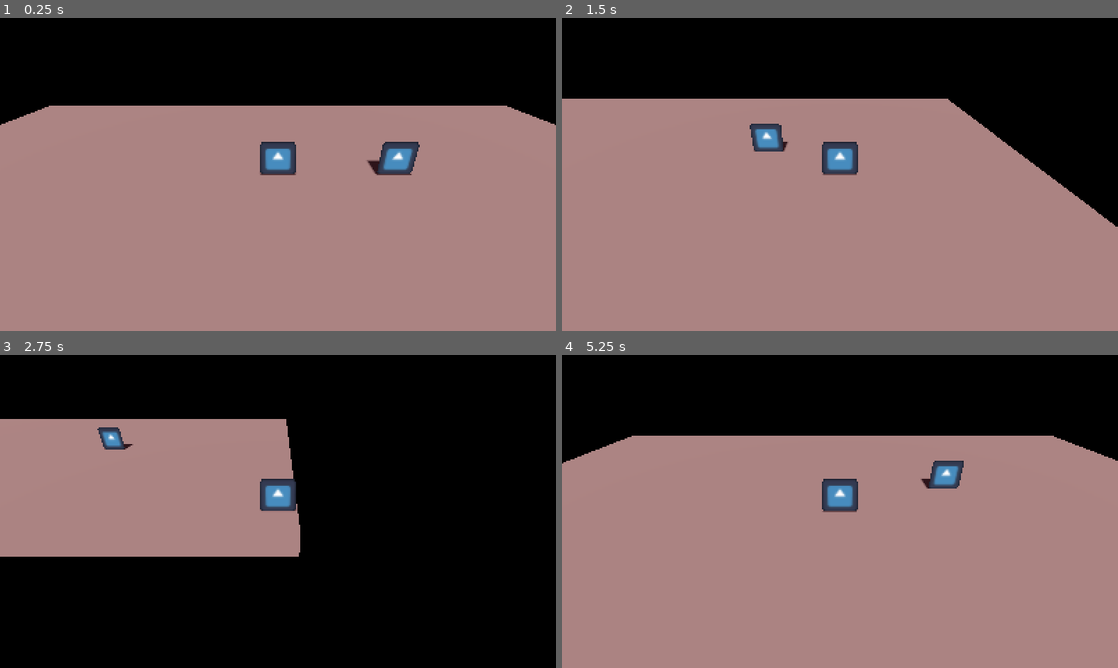
Above: before the commit, frames 1-4 (two rows, left to right).
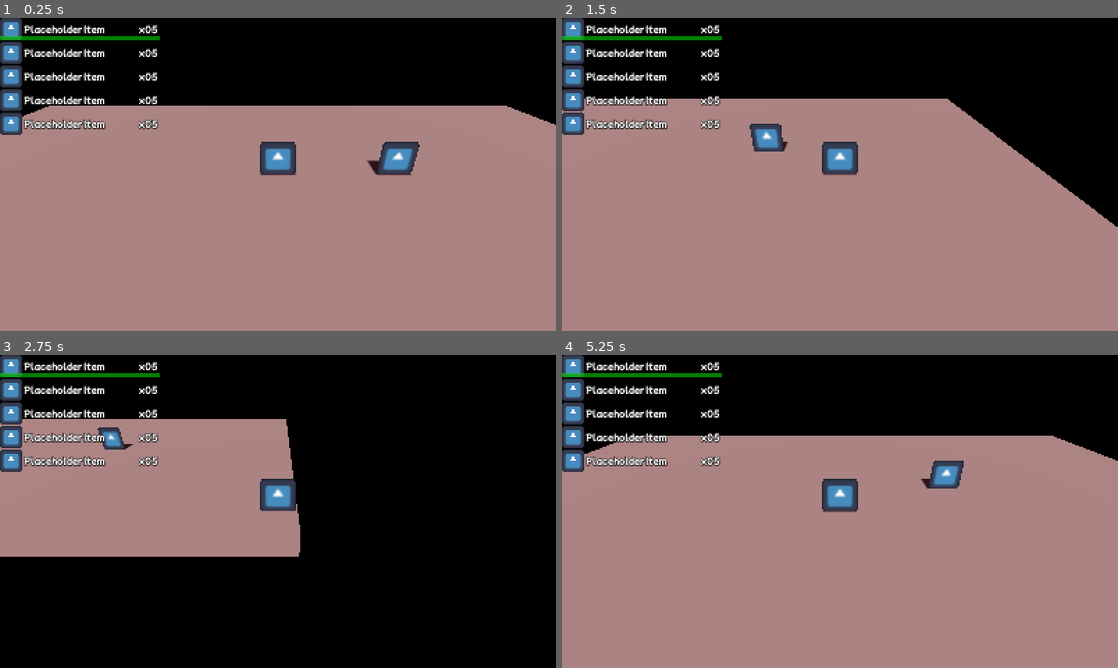
Above: after the commit, the same moments.

Repository: kumapauz/touhou-jam-17
Game: Godot game, scene res://scenes/Store.tscn
The game is run twice, just before and just after one commit, with the same random seed, the same clock (stepped at 60 frames per second) and the same inputs. The engine's default icon, where the game draws it, is replaced by a stand-in: a white triangle on a blue panel in a dark square.
Inputs:
- Up to frame 1 (0.25 s): no input
- Up to frame 2 (1.5 s): tap Enter at 0.5 s; hold D (right) 0.53-1.28 s; tap O (confirm) at 0.6, 1.35 s; hold S (down) from 1.28 s (still down)
- Up to frame 3 (2.75 s): release S (down) at 2.03 s; hold D (right) from 2.03 s (still down); tap O (confirm) at 2.1 s
- Up to frame 4 (5.25 s): release D (right) at 2.78 s; hold W (up) 2.78-3.53 s; tap O (confirm) every 0.75 s from 2.85 to 5.1 s; hold A (left) 3.53-5.03 s; tap P (cancel) at 4.15 s; hold S (down) from 5.03 s (still down)

The runs differ from the first frame. In frame 1, 3.5% of the frame differs, in the area x 0-29%, y 0-38%; in frame 2, 3.6%; in frame 3, 3.7%; in frame 4, 3.6%.

Commit message:
Setup for the Inventory Menu (WIP)

Diff:
--- /dev/null
+++ b/project/t-17-jam/assets/interface/InventoryFont.tres
@@ -0,0 +1,12 @@
+[gd_resource type="LabelSettings" format=3 uid="uid://ci1qmjpev67c8"]
+
+[ext_resource type="FontFile" uid="uid://c5rnold7pkol2" path="res://assets/interface/MochiyPopOne-Regular.ttf" id="1_3700c"]
+
+[resource]
+font = ExtResource("1_3700c")
+font_size = 24
+outline_size = 6
+outline_color = Color(0, 0, 0, 1)
+shadow_size = 8
+shadow_color = Color(0, 0, 0, 0.39215687)
+shadow_offset = Vector2(1, 2)
--- a/project/t-17-jam/project.godot
+++ b/project/t-17-jam/project.godot
@@ -25,6 +25,7 @@
 [file_customization]
 
 folder_colors={
+"res://assets/": "blue",
 "res://resource/": "yellow",
 "res://scenes/": "red",
 "res://scripts/": "green"
@@ -36,42 +37,53 @@
 "deadzone": 0.2,
 "events": [Object(InputEventKey,"resource_local_to_scene":false,"resource_name":"","device":-1,"window_id":0,"alt_press …(192 unchanged characters)…
 , Object(InputEventJoypadMotion,"resource_local_to_scene":false,"resource_name":"","device":-1,"axis":1,"axis_value":-1.0,"script":null)
+, Object(InputEventKey,"resource_local_to_scene":false,"resource_name":"","device":-1,"window_id":0,"alt_pressed":false,"shift_pressed":false,"ctrl_pressed":false,"meta_pressed":false,"pressed":false,"keycode":0,"physical_keycode":4194320,"key_label":0,"unicode":0,"location":0,"echo":false,"script":null)
+, Object(InputEventJoypadButton,"resource_local_to_scene":false,"resource_name":"","device":-1,"button_index":11,"pressure":0.0,"pressed":false,"script":null)
 ]
 }
 down={
 "deadzone": 0.2,
 "events": [Object(InputEventKey,"resource_local_to_scene":false,"resource_name":"","device":-1,"window_id":0,"alt_press …(192 unchanged characters)…
 , Object(InputEventJoypadMotion,"resource_local_to_scene":false,"resource_name":"","device":-1,"axis":1,"axis_value":1.0,"script":null)
+, Object(InputEventKey,"resource_local_to_scene":false,"resource_name":"","device":-1,"window_id":0,"alt_pressed":false,"shift_pressed":false,"ctrl_pressed":false,"meta_pressed":false,"pressed":false,"keycode":0,"physical_keycode":4194322,"key_label":0,"unicode":0,"location":0,"echo":false,"script":null)
+, Object(InputEventJoypadButton,"resource_local_to_scene":false,"resource_name":"","device":-1,"button_index":12,"pressure":0.0,"pressed":false,"script":null)
 ]
 }
 left={
 "deadzone": 0.2,
 "events": [Object(InputEventKey,"resource_local_to_scene":false,"resource_name":"","device":-1,"window_id":0,"alt_press …(191 unchanged characters)…
 , Object(InputEventJoypadMotion,"resource_local_to_scene":false,"resource_name":"","device":-1,"axis":0,"axis_value":-1.0,"script":null)
+, Object(InputEventKey,"resource_local_to_scene":false,"resource_name":"","device":-1,"window_id":0,"alt_pressed":false,"shift_pressed":false,"ctrl_pressed":false,"meta_pressed":false,"pressed":false,"keycode":0,"physical_keycode":4194319,"key_label":0,"unicode":0,"location":0,"echo":false,"script":null)
+, Object(InputEventJoypadButton,"resource_local_to_scene":false,"resource_name":"","device":-1,"button_index":13,"pressure":0.0,"pressed":false,"script":null)
 ]
 }
 right={
 "deadzone": 0.2,
 "events": [Object(InputEventKey,"resource_local_to_scene":false,"resource_name":"","device":-1,"window_id":0,"alt_press …(192 unchanged characters)…
 , Object(InputEventJoypadMotion,"resource_local_to_scene":false,"resource_name":"","device":-1,"axis":0,"axis_value":1.0,"script":null)
+, Object(InputEventKey,"resource_local_to_scene":false,"resource_name":"","device":-1,"window_id":0,"alt_pressed":false,"shift_pressed":false,"ctrl_pressed":false,"meta_pressed":false,"pressed":false,"keycode":0,"physical_keycode":4194321,"key_label":0,"unicode":0,"location":0,"echo":false,"script":null)
+, Object(InputEventJoypadButton,"resource_local_to_scene":false,"resource_name":"","device":-1,"button_index":14,"pressure":0.0,"pressed":false,"script":null)
 ]
 }
 confirm={
 "deadzone": 0.2,
 "events": [Object(InputEventKey,"resource_local_to_scene":false,"resource_name":"","device":-1,"window_id":0,"alt_press …(192 unchanged characters)…
 , Object(InputEventJoypadButton,"resource_local_to_scene":false,"resource_name":"","device":-1,"button_index":0,"pressure":0.0,"pressed":false,"script":null)
+, Object(InputEventKey,"resource_local_to_scene":false,"resource_name":"","device":-1,"window_id":0,"alt_pressed":false,"shift_pressed":false,"ctrl_pressed":false,"meta_pressed":false,"pressed":false,"keycode":0,"physical_keycode":90,"key_label":0,"unicode":122,"location":0,"echo":false,"script":null)
 ]
 }
 cancel={
 "deadzone": 0.2,
 "events": [Object(InputEventKey,"resource_local_to_scene":false,"resource_name":"","device":-1,"window_id":0,"alt_press …(192 unchanged characters)…
 , Object(InputEventJoypadButton,"resource_local_to_scene":false,"resource_name":"","device":-1,"button_index":1,"pressure":0.0,"pressed":false,"script":null)
+, Object(InputEventKey,"resource_local_to_scene":false,"resource_name":"","device":-1,"window_id":0,"alt_pressed":false,"shift_pressed":false,"ctrl_pressed":false,"meta_pressed":false,"pressed":false,"keycode":0,"physical_keycode":88,"key_label":0,"unicode":120,"location":0,"echo":false,"script":null)
 ]
 }
 pause={
 "deadzone": 0.2,
 "events": [Object(InputEventKey,"resource_local_to_scene":false,"resource_name":"","device":-1,"window_id":0,"alt_press …(195 unchanged characters)…
 , Object(InputEventJoypadButton,"resource_local_to_scene":false,"resource_name":"","device":-1,"button_index":6,"pressure":0.0,"pressed":false,"script":null)
+, Object(InputEventKey,"resource_local_to_scene":false,"resource_name":"","device":-1,"window_id":0,"alt_pressed":false,"shift_pressed":false,"ctrl_pressed":false,"meta_pressed":false,"pressed":false,"keycode":0,"physical_keycode":4194305,"key_label":0,"unicode":0,"location":0,"echo":false,"script":null)
 ]
 }
 
--- a/project/t-17-jam/scenes/Store.tscn
+++ b/project/t-17-jam/scenes/Store.tscn
@@ -3,7 +3,7 @@
 [ext_resource type="PackedScene" uid="uid://dsb4mvl7rlj3a" path="res://scenes/character/Player.tscn" id="1_ayu48"]
 [ext_resource type="Script" uid="uid://cm666m61wbl20" path="res://scripts/gameplay/camera.gd" id="2_egai5"]
 [ext_resource type="PackedScene" uid="uid://by8m7efnmjpbt" path="res://scenes/prefab/ItemHolder.tscn" id="3_lw67d"]
-[ext_resource type="Resource" uid="uid://hkcpujabvweg" path="res://resource/TestResource.tres" id="4_xdmv4"]
+[ext_resource type="Resource" uid="uid://hkcpujabvweg" path="res://resource/items/TestItem.tres" id="4_xdmv4"]
 
 [sub_resource type="ProceduralSkyMaterial" id="ProceduralSkyMaterial_ayu48"]
 sky_horizon_color = Color(0.66224277, 0.6717428, 0.6867428, 1)
--- a/project/t-17-jam/scenes/character/Player.tscn
+++ b/project/t-17-jam/scenes/character/Player.tscn
@@ -2,6 +2,7 @@
 
 [ext_resource type="Script" uid="uid://cn4f0qqrt8r34" path="res://scripts/gameplay/player.gd" id="1_p0vlq"]
 [ext_resource type="Texture2D" uid="uid://ct3d8n18wehtu" path="res://icon.svg" id="2_eq5ko"]
+[ext_resource type="PackedScene" uid="uid://nadiwcif1tnb" path="res://scenes/interface/Inventory.tscn" id="3_cxfou"]
 
 [sub_resource type="CapsuleMesh" id="CapsuleMesh_5q5h1"]
 height = 1.5
@@ -44,10 +45,15 @@
 alpha_cut = 1
 texture = ExtResource("2_eq5ko")
 
-[node name="Detection" type="Area3D" parent="." unique_id=1377646963]
+[node name="ItemDetector" type="Area3D" parent="." unique_id=1377646963]
 collision_layer = 0
 monitorable = false
 
-[node name="CollisionShape3D" type="CollisionShape3D" parent="Detection" unique_id=1308682778]
+[node name="CollisionShape3D" type="CollisionShape3D" parent="ItemDetector" unique_id=1308682778]
 transform = Transform3D(1, 0, 0, 0, 1, 0, 0, 0, 1, 0, 0.8, 0)
 shape = SubResource("SphereShape3D_e2t8q")
+
+[node name="Inventory" parent="." unique_id=576772133 instance=ExtResource("3_cxfou")]
+
+[connection signal="area_entered" from="ItemDetector" to="." method="_on_item_detector_entered"]
+[connection signal="area_exited" from="ItemDetector" to="." method="_on_item_detector_exited"]
--- a/project/t-17-jam/scenes/interface/Inventory.tscn
+++ b/project/t-17-jam/scenes/interface/Inventory.tscn
@@ -1,8 +1,9 @@
 [gd_scene format=3 uid="uid://nadiwcif1tnb"]
 
 [ext_resource type="Script" uid="uid://dy3ih3d26nojk" path="res://scripts/interface/inventory_manager.gd" id="1_jhjjr"]
+[ext_resource type="PackedScene" uid="uid://dsg034tagyv50" path="res://scenes/interface/InventoryItem.tscn" id="2_unyr0"]
 
-[node name="Inventory" type="Control" unique_id=576772133]
+[node name="Inventory" type="Control" unique_id=576772133 node_paths=PackedStringArray("cursor", "inventory_item_parent")]
 layout_mode = 3
 anchors_preset = 15
 anchor_right = 1.0
@@ -10,3 +11,45 @@
 grow_horizontal = 2
 grow_vertical = 2
 script = ExtResource("1_jhjjr")
+cursor = NodePath("ItemMenu/CursorPosition")
+inventory_item_parent = NodePath("ItemMenu/Items")
+
+[node name="ItemMenu" type="Control" parent="." unique_id=403287714]
+anchors_preset = 0
+offset_right = 454.0
+offset_bottom = 341.0
+
+[node name="Items" type="VBoxContainer" parent="ItemMenu" unique_id=1652061721]
+layout_mode = 1
+anchors_preset = 15
+anchor_right = 1.0
+anchor_bottom = 1.0
+grow_horizontal = 2
+grow_vertical = 2
+
+[node name="InventoryItem" parent="ItemMenu/Items" unique_id=10900996 instance=ExtResource("2_unyr0")]
+layout_mode = 2
+
+[node name="InventoryItem2" parent="ItemMenu/Items" unique_id=1577542011 instance=ExtResource("2_unyr0")]
+layout_mode = 2
+
+[node name="InventoryItem3" parent="ItemMenu/Items" unique_id=168751785 instance=ExtResource("2_unyr0")]
+layout_mode = 2
+
+[node name="InventoryItem4" parent="ItemMenu/Items" unique_id=552323892 instance=ExtResource("2_unyr0")]
+layout_mode = 2
+
+[node name="InventoryItem5" parent="ItemMenu/Items" unique_id=1619945481 instance=ExtResource("2_unyr0")]
+layout_mode = 2
+
+[node name="CursorPosition" type="Control" parent="ItemMenu" unique_id=592441975]
+anchors_preset = 0
+offset_top = 51.0
+offset_right = 40.0
+offset_bottom = 91.0
+
+[node name="Cursor" type="ColorRect" parent="ItemMenu/CursorPosition" unique_id=1441884704]
+layout_mode = 0
+offset_right = 462.0
+offset_bottom = 13.0
+color = Color(0, 1, 0, 0.5019608)
--- /dev/null
+++ b/project/t-17-jam/scenes/interface/InventoryItem.tscn
@@ -0,0 +1,31 @@
+[gd_scene format=3 uid="uid://dsg034tagyv50"]
+
+[ext_resource type="Texture2D" uid="uid://ct3d8n18wehtu" path="res://icon.svg" id="1_hpk18"]
+[ext_resource type="Script" uid="uid://d1mm3tm823pjw" path="res://scripts/interface/inventory_item.gd" id="1_t0pcf"]
+[ext_resource type="LabelSettings" uid="uid://ci1qmjpev67c8" path="res://assets/interface/InventoryFont.tres" id="3_337y5"]
+
+[node name="InventoryItem" type="HBoxContainer" unique_id=10900996]
+custom_minimum_size = Vector2(0, 64)
+offset_right = 580.0
+offset_bottom = 35.0
+script = ExtResource("1_t0pcf")
+
+[node name="Sprite" type="TextureRect" parent="." unique_id=1351447006]
+layout_mode = 2
+texture = ExtResource("1_hpk18")
+expand_mode = 3
+stretch_mode = 5
+
+[node name="Label" type="Label" parent="." unique_id=1789509003]
+layout_mode = 2
+text = "Placeholder Item"
+label_settings = ExtResource("3_337y5")
+
+[node name="Spacer" type="Control" parent="." unique_id=2025099364]
+layout_mode = 2
+size_flags_horizontal = 3
+
+[node name="Quantity" type="Label" parent="." unique_id=1726520885]
+layout_mode = 2
+text = "x05"
+label_settings = ExtResource("3_337y5")
--- a/project/t-17-jam/scripts/gameplay/item_holder.gd
+++ b/project/t-17-jam/scripts/gameplay/item_holder.gd
@@ -1,6 +1,7 @@
 ### A place where the player can place an object.
 ### NPCs can also walk up to certain item holders to buy the object.
 extends Area3D
+class_name ItemHolder
 
 ## The item this holder currently has.
 @export var item: ItemResource
--- a/project/t-17-jam/scripts/gameplay/player.gd
+++ b/project/t-17-jam/scripts/gameplay/player.gd
@@ -7,6 +7,9 @@
 @export var friction: float = 20.0
 @export var turn_speed: float = 20.0
 
+@export_group("Components")
+@export var inventory: InventoryManager
+
 @export_group("Debug Settings")
 @export var debug_root: Node3D
 
@@ -15,9 +18,29 @@
 const TURNAROUND_ANGLE: float = PI * 0.75
 
 func _ready() -> void:
-	pass
+	enable_movement()
+
+func _process(_delta: float) -> void:
+	process_actions()
 
 func _physics_process(delta: float) -> void:
+	process_movement(delta)
+
+func process_actions() -> void:
+	if Input.is_action_just_pressed("confirm"):
+		if item_holders.size() == 0:
+			return
+
+		# Open inventory menu
+		var menu_settings := InventoryManager.MenuSettings.new()
+		menu_settings.allow_selecting_nothing = true
+		inventory.show_menu(menu_settings)
+		disable_movement()
+
+func process_movement(delta: float) -> void:
+	if !is_movement_enabled:
+		return
+
 	var input: Vector2 = Vector2(Input.get_axis("left", "right"), Input.get_axis("down", "up")).limit_length()
 	var input_length: float = input.length()
 	var input_angle: float = input.angle()
@@ -36,6 +59,7 @@
 		move_angle = angle
 	else:
 		move_angle = rotate_toward(move_angle, angle, turn_speed * delta)
+	debug_root.rotation = Vector3.UP * move_angle
 
 func is_braking(angle: float, length: float) -> bool:
 	if is_zero_approx(length):
@@ -44,5 +68,30 @@
 
 func apply_velocity() -> void:
 	velocity = Vector3.RIGHT.rotated(Vector3.UP, move_angle) * move_speed
-	debug_root.rotation = Vector3.UP * move_angle
 	move_and_slide()
+
+## Tracks whether the player is processing movement.
+var is_movement_enabled: bool
+func enable_movement() -> void:
+	is_movement_enabled = true
+
+func disable_movement() -> void:
+	is_movement_enabled = false
+	move_speed = 0
+	# TODO Reset animations
+
+####################
+###Item Detection###
+####################
+var item_holders: Array[ItemHolder]
+func _on_item_detector_entered(area: Area3D) -> void:
+	if area is ItemHolder:
+		item_holders.append(area)
+		print("Added item holder")
+
+func _on_item_detector_exited(area: Area3D) -> void:
+	if area is ItemHolder:
+		var index: int = item_holders.find(area)
+		if index != -1:
+			item_holders.remove_at(index)
+			print("Removed item holder")
--- /dev/null
+++ b/project/t-17-jam/scripts/interface/inventory_item.gd
@@ -0,0 +1,19 @@
+### Represents a single, selectable inventory item.
+extends Control
+class_name InventoryItem
+
+@export var item: ItemResource
+
+@export_group("Components")
+@export var sprite: TextureRect
+@export var label: Label
+
+func set_item(new_item: ItemResource) -> void:
+	item = new_item
+	if !is_instance_valid(item):
+		visible = false
+		return
+
+	visible = true
+	sprite.texture = item.ui_texture
+	label.text = item.item_name
--- a/project/t-17-jam/scripts/interface/inventory_manager.gd
+++ b/project/t-17-jam/scripts/interface/inventory_manager.gd
@@ -1,5 +1,48 @@
 ## Manages the player's inventory.
 extends Control
+class_name InventoryManager
+
+signal menu_shown
+signal menu_hidden
+
+@export_group("Components")
+@export var cursor: Control
+@export var inventory_item_parent: VBoxContainer
+var _inventory_items: Array[InventoryItem]
+
+## Tracks whether the inventory manager should be processing inputs.
+var is_menu_active: bool
+## Tracks the configuration of the current menu popup.
+var current_settings: MenuSettings
+
+func _ready() -> void:
+	for child in inventory_item_parent.get_children():
+		if child is InventoryItem:
+			_inventory_items.append(child)
+
+func _process(_delta: float) -> void:
+	if is_menu_active:
+		process_menu()
+
+func process_menu() -> void:
+	if current_settings.allow_cancel && Input.is_action_just_pressed("cancel"):
+		hide_menu()
+		return
+
+	if Input.is_action_just_pressed("confirm"):
+		select_item()
+
+class MenuSettings:
+	## Should the menu allow a separate "nothing" option?
+	var allow_selecting_nothing: bool
+	## Should the menu allow the menu to be canceled?
+	var allow_cancel: bool = true
+	## Should duplicate items be grouped together?
+	var allow_grouping: bool = true
+	enum MenuType {
+		SELECT, # Select an item. Something must be selected.
+		SELECT_WITH_NULL, # Used to place an item. Allow selecting "nothing."
+	}
 
 var items: Array[ItemResource]
 
@@ -15,7 +58,24 @@
 		return true
 	return false
 
+var item_selection: int
+var menu_scroll: int
 
-# Show a menu to allow players to
-func show_item_selection() -> void:
+## Populates the list of shown menu items.
+func populate_menu_items() -> void:
 	pass
+
+## Shows a menu so players can select an item.
+func show_menu(settings : MenuSettings) -> void:
+	# TODO Change menu type based on context.
+	current_settings = settings
+	menu_shown.emit()
+
+func hide_menu() -> void:
+	if !is_menu_active: # Menu is not visible
+		return
+	is_menu_active = false
+	menu_hidden.emit()
+
+func select_item() -> ItemResource:
+	return null
--- a/project/t-17-jam/scripts/resources/item.gd
+++ b/project/t-17-jam/scripts/resources/item.gd
@@ -9,6 +9,8 @@
 @export var world_texture: Texture2D
 ## Optional parameter for how much to scale the world texture when in-game.
 @export var world_texture_scale : float = 1.0
+## The base price of the item.
+@export var price: int = 100
 
 # TODO Add a recipe to allow for crafting this item?
 # TODO Add fields to specify which item this should turn into after being transformed by a object?
Binary file added: project/t-17-jam/assets/interface/MochiyPopOne-Regular.ttf
Not shown, added: project/t-17-jam/assets/interface/MochiyPopOne-Regular.ttf.import
Renamed: project/t-17-jam/resource/TestResource.tres -> project/t-17-jam/resource/items/TestItem.tres
Not shown, added: project/t-17-jam/scripts/interface/inventory_item.gd.uid
